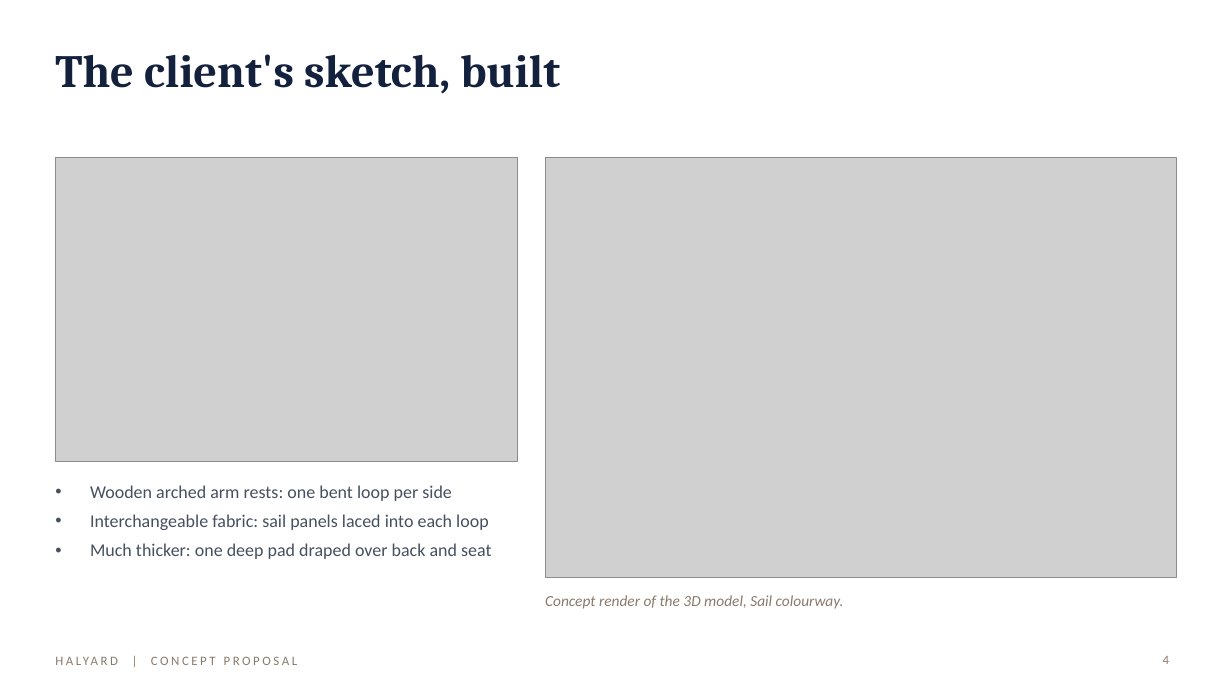
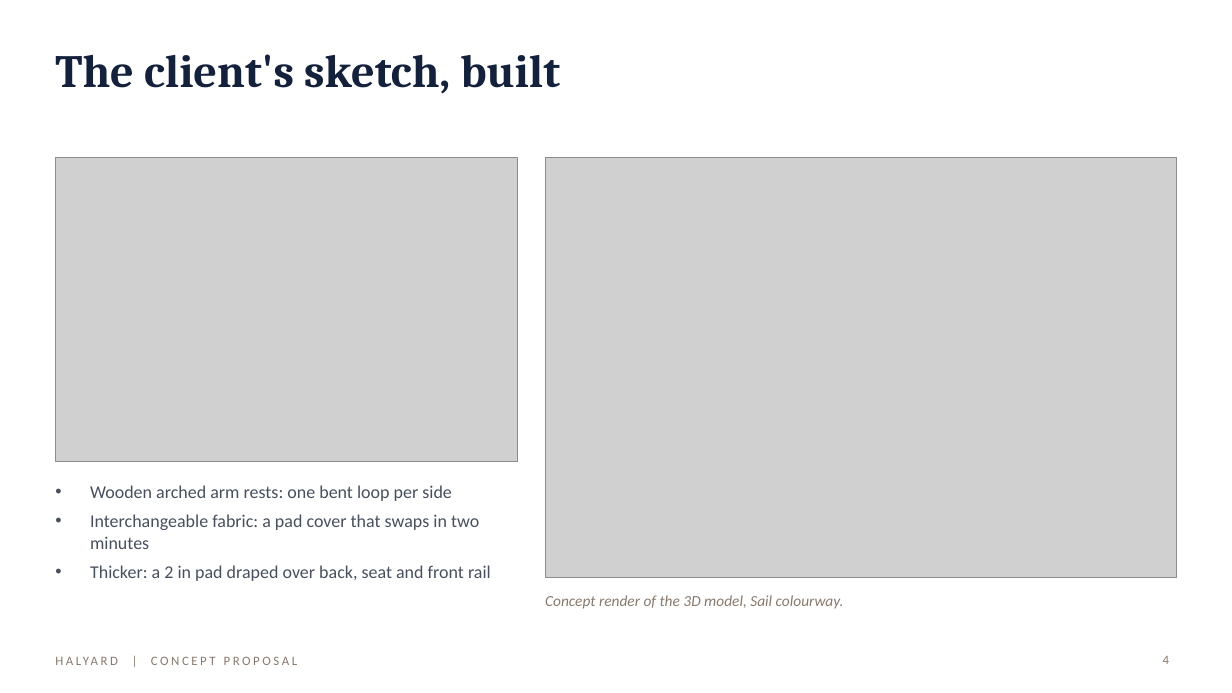
Before and after one commit to peterkaplan/hiking-games, a slide deck: slide 4 of beach-chair-render/Halyard-Beach-Club-Chair-Proposal.pptx. Drawn at 1232x693 pixels with LibreOffice and Linux fonts; fonts in the diff are those of the drawing; grey boxes stand for pictures. Boxes give left, top, right and bottom in pixels: in the first picture for what was removed or moved away, otherwise in the second. Text is boxed around its words. In the diff, an @@ line names an element or a change of style, - is before the commit and + after.

```diff
--- a/beach-chair-render/Halyard-Beach-Club-Chair-Proposal.pptx
+++ b/beach-chair-render/Halyard-Beach-Club-Chair-Proposal.pptx
@@ text at [90, 514, 491, 581]: text changed @@
-• Interchangeable fabric: sail panels laced into each loop
-• Much thicker: one deep pad draped over back and seat
+• Interchangeable fabric: a pad cover that swaps in two minutes
+• Thicker: a 2 in pad draped over back, seat and front rail
```
Also in this commit, not shown: 13 other slides changed, 12 other files.
